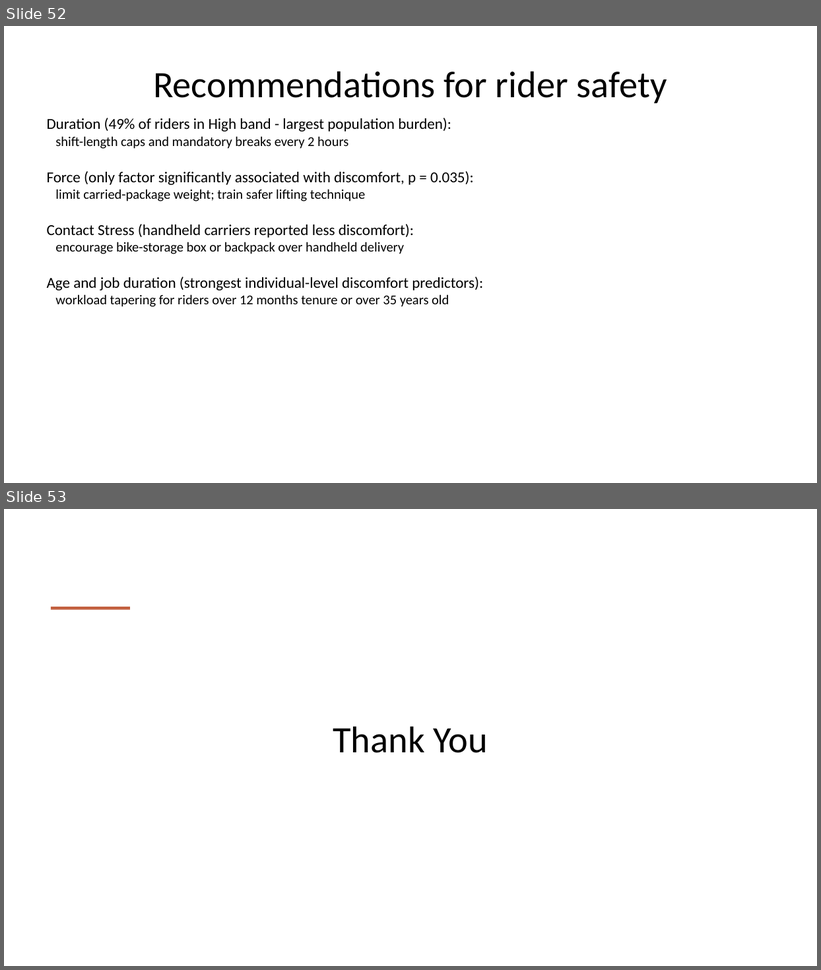
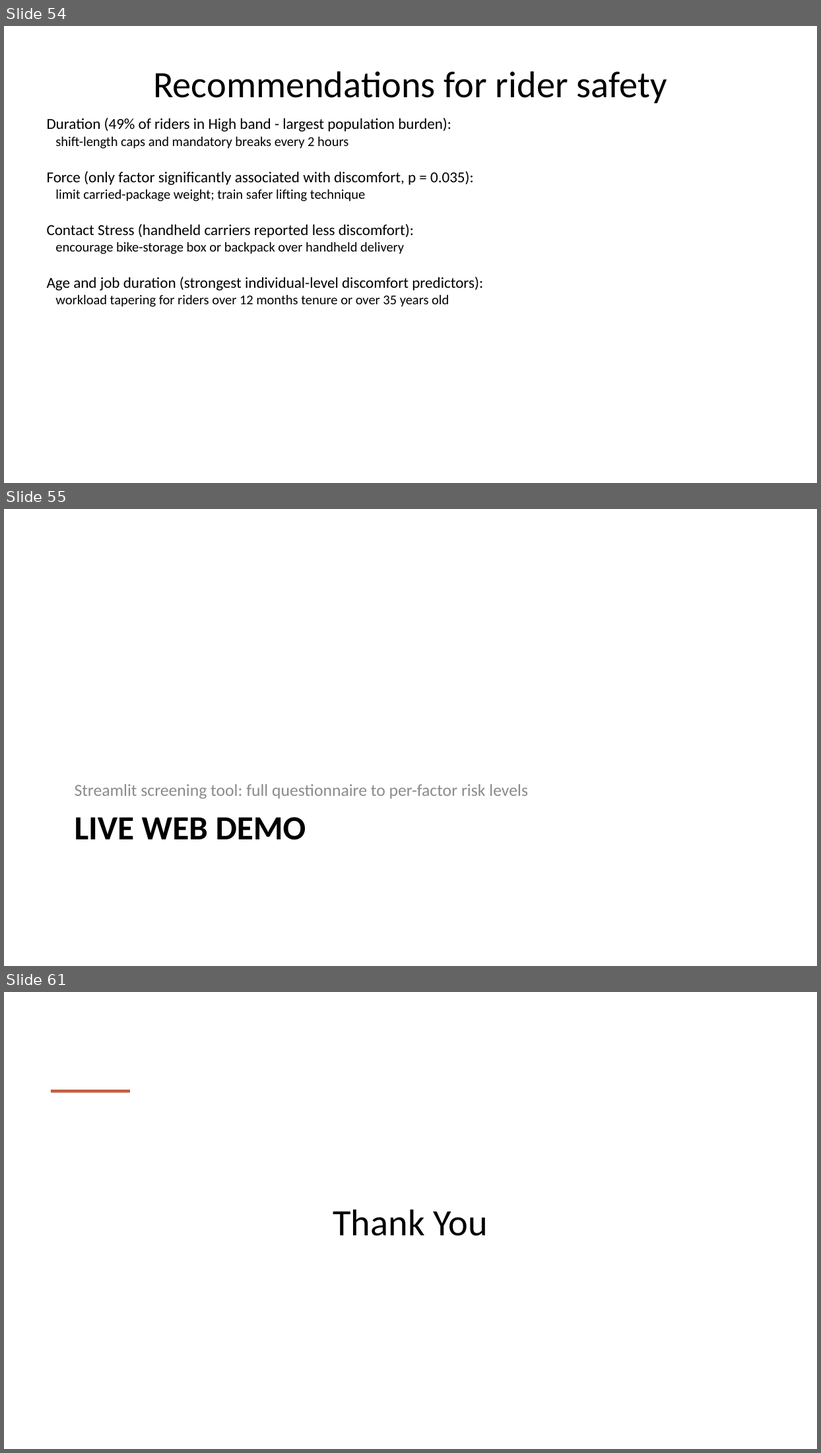
Before and after one commit to AilaVishnu/ergonomic-risk-factor-prediction, a slide deck: deck/Ergonomic_Risk_Factor_Prediction_Project_Plan_WITH_RESULTS.pptx. Shown one above the other, each under a label of ours: slides 52 and 53 before the commit, slides 54, 55 and 61 after it; the slides between them are not shown. The pictures are 821x970 and 821x1453 pixels, drawn with LibreOffice and Linux fonts; fonts in the diff are those of the drawing. Boxes give left, top, right and bottom in pixels: in the first picture for what was removed or moved away, otherwise in the second. Text is boxed around its words. In the diff, an @@ line names an element or a change of style, - is before the commit and + after.

Commit message:
Update deck builder + rebuild WITH_RESULTS.pptx (53 -> 61 slides)
8 new slides added so the deck matches what's now in PROJECT_REPORT.docx:
- Pipeline overview (the new methodology_flowchart.png) inserted right
  after the Results & Findings section header
- Winning hyperparameters text slide listing what GridSearchCV settled
  on per target (matches Table 10 in the doc)
- New 'Live web demo' section header
- 5 web-app screenshot slides showing the form sections and the
  prediction output (the same images embedded as Figures 11-15 in the
  doc, read from outputs/app_screenshots/ via a new
  add_screenshot_slide helper)

```diff
--- a/deck/Ergonomic_Risk_Factor_Prediction_Project_Plan_WITH_RESULTS.pptx
+++ b/deck/Ergonomic_Risk_Factor_Prediction_Project_Plan_WITH_RESULTS.pptx
@@ slide 55 added at <box>4,509,817,966</box>, background #FFFFFF @@
@@ text added at <box>75,784,528,799</box>, 20 pt, text #8C8C8C @@
+Streamlit screening tool: full questionnaire to per-factor risk levels
@@ title added at <box>75,817,306,840</box>, 40 pt, text #000000, bold @@
+LIVE WEB DEMO
@@ what was slide 52 is now slide 54 @@
@@ what was slide 53 is now slide 61 @@
```
Also in this commit, not shown: 7 other slides added, 1 other file.
